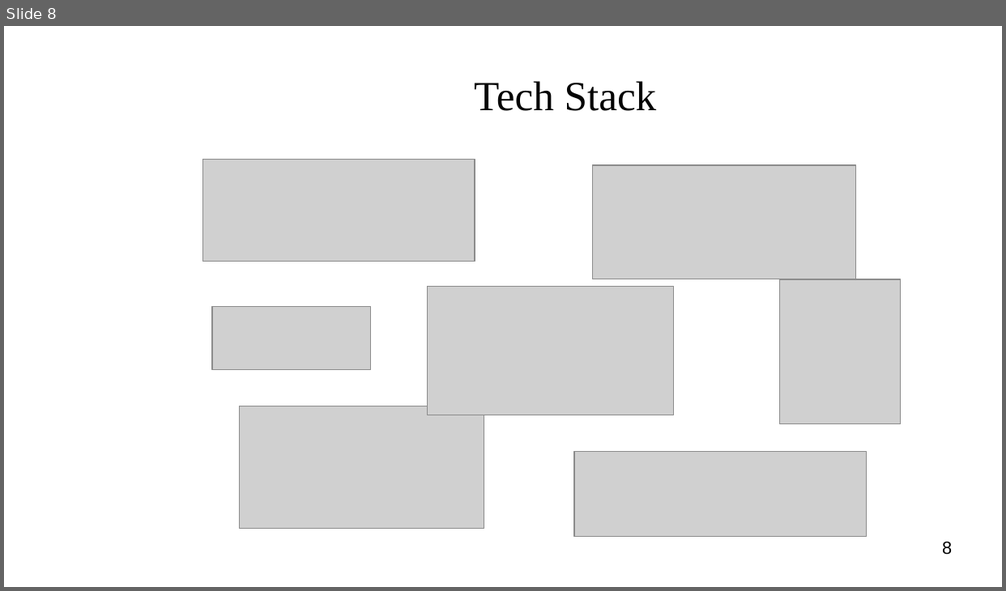
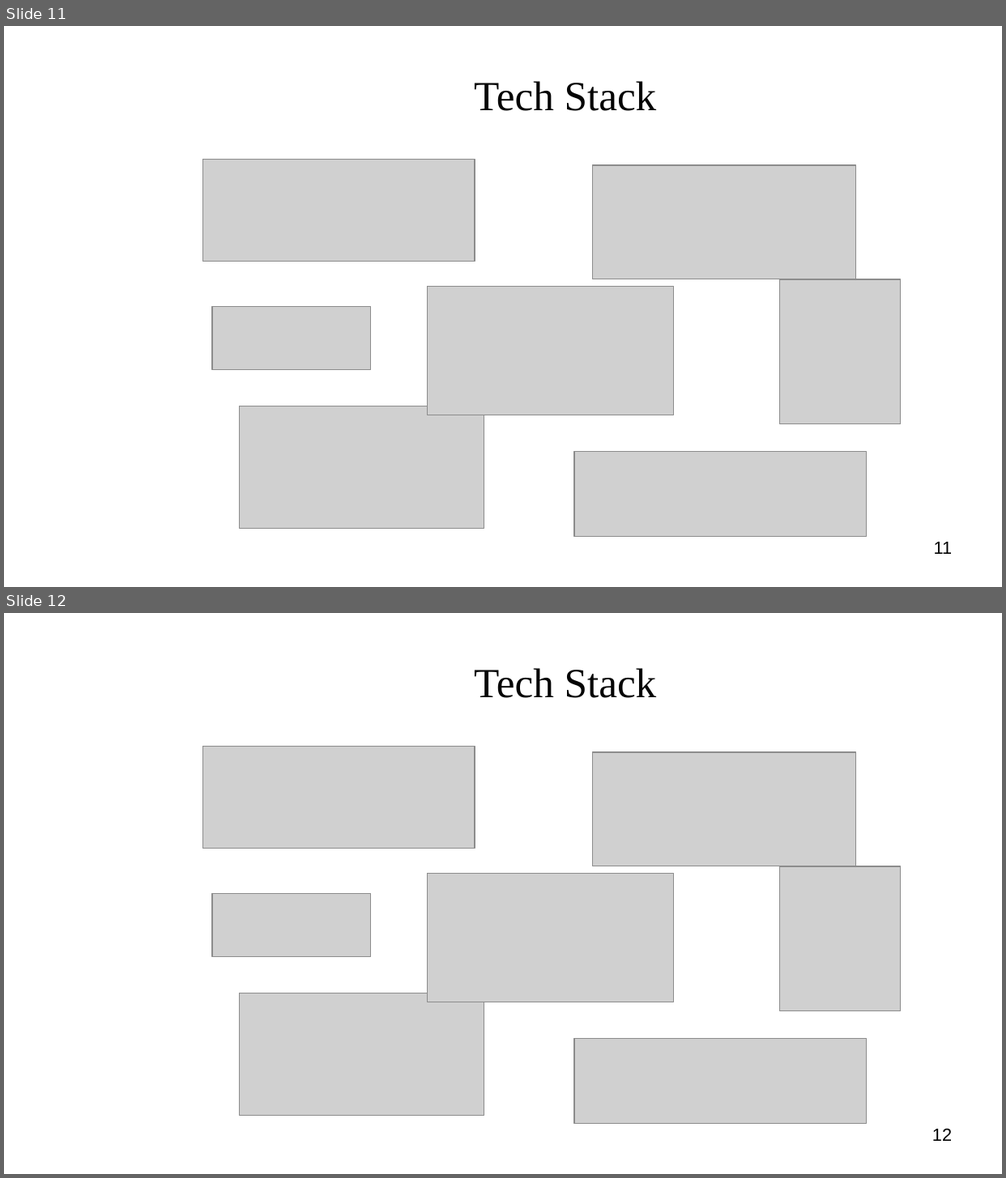
Before and after one commit to Shredder42/mutations, a slide deck: presentation.odp. Shown one above the other, each under a label of ours: slide 8 before the commit, slides 11 and 12 after it. The pictures are 1006x591 and 1006x1178 pixels, drawn with LibreOffice and Linux fonts; fonts in the diff are those of the drawing; grey boxes stand for pictures; background and template pictures are left out. Boxes give left, top, right and bottom in pixels: in the first picture for what was removed or moved away, otherwise in the second. Text is boxed around its words. In the diff, an @@ line names an element or a change of style, - is before the commit and + after.

```diff
--- a/presentation.odp
+++ b/presentation.odp
@@ slide 12 added at bbox=[4, 613, 1002, 1174], background picture (left out) @@
@@ title added at bbox=[474, 668, 657, 698], 33 pt, text #050505 @@
+Tech Stack
@@ picture added at bbox=[203, 746, 475, 849] @@
@@ picture added at bbox=[593, 752, 856, 867] @@
@@ picture added at bbox=[427, 874, 674, 1003] @@
@@ picture added at bbox=[780, 867, 901, 1012] @@
@@ picture added at bbox=[212, 894, 371, 957] @@
@@ picture added at bbox=[240, 994, 484, 1115] @@
@@ picture added at bbox=[574, 1038, 866, 1125] @@
@@ page number added at bbox=[932, 1129, 952, 1141], 14 pt, text #000000 @@
+12
@@ what was slide 8 is now slide 11 @@
@@ page number at bbox=[934, 542, 953, 554]: text changed @@
-8
+11
```
Also in this commit, not shown: 7 slides changed, 3 other slides added, 1 other file.
